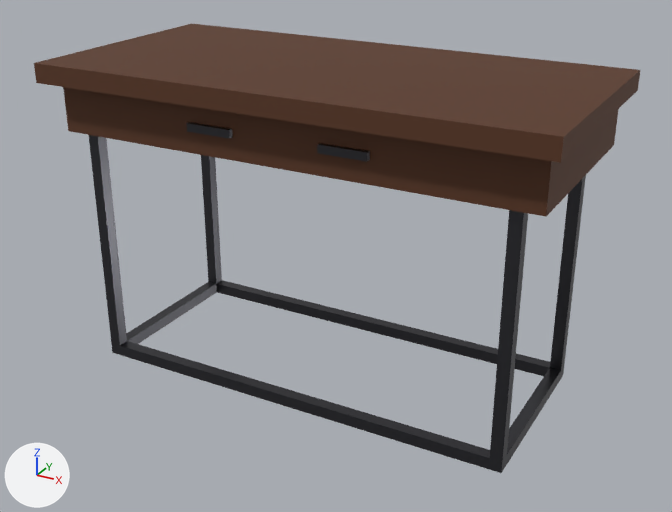
The glTF model src/assets/mesa-chocolate.glb, before and after one commit.
One viewpoint serves both versions: a 50 mm camera at (0.991, -1.786, 1.191) aimed at (0.021, -0.022, 0.309). Arrows for +X, +Y and +Z are at lower left; the lights stay in place. The older version comes first. Vertices at exactly the same position are counted once.

Names of what the first picture shows: 'Mesa chocolate'.
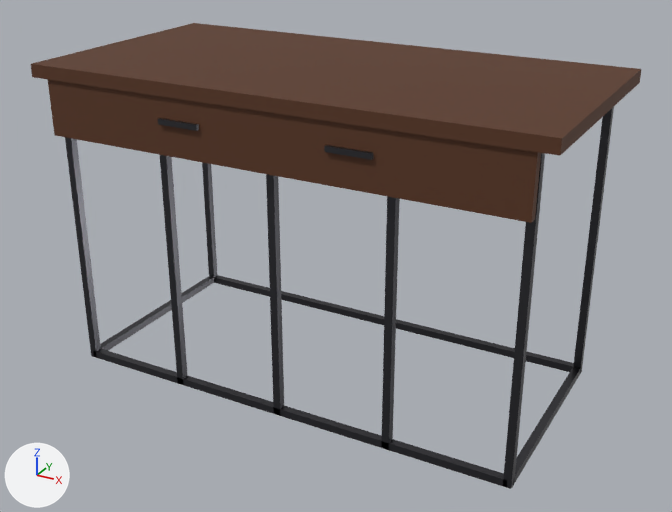
Changed parts and their boxes [x1, y1, x2, y2] in the pictures (672 x 512 px):
'Mesa chocolate', reshaped
    before: [34, 24, 640, 473]
    after: [31, 23, 641, 489]
part 1 of me_mesh_0, added (brown)
    after: [31, 23, 641, 156]
part 2 of me_mesh_0, added (brown)
    after: [48, 80, 541, 223]
part 3 of me_mesh_0, added
    after: [158, 118, 199, 131]
part 4 of me_mesh_0, added
    after: [324, 145, 373, 160]
part 5 of me_mesh_0, added
    after: [65, 137, 101, 357]
part 6 of me_mesh_0, added
    after: [202, 163, 217, 277]
part 7 of me_mesh_0, added
    after: [503, 153, 545, 489]
part 8 of me_mesh_0, added
    after: [573, 107, 614, 372]
part 9 of me_mesh_0, added
    after: [160, 155, 188, 385]
part 10 of me_mesh_0, added
    after: [266, 174, 284, 415]
part 11 of me_mesh_0, added
    after: [381, 196, 400, 450]
part 12 of me_mesh_0, added
    after: [93, 349, 508, 488]
part 13 of me_mesh_0, added
    after: [214, 275, 574, 372]
part 14 of me_mesh_0, added
    after: [100, 276, 214, 351]
part 15 of me_mesh_0, added
    after: [513, 367, 581, 485]
part 16 of me_mesh_0, deleted
    before: [89, 135, 586, 473]
part 17 of me_mesh_0, deleted (brown)
    before: [63, 87, 618, 217]
part 18 of me_mesh_0, deleted
    before: [186, 122, 233, 139]
part 19 of me_mesh_0, deleted
    before: [317, 143, 370, 162]

Diff of the bpy script that builds the scene:
```diff
--- a/src/assets/mesa-chocolate.glb.py
+++ b/src/assets/mesa-chocolate.glb.py
@@ me_mesh_0 @@
 # used by ob_mesa_chocolate; location = (0.0, 0.0, 0.0)
-me_mesh_0.from_pydata(...)  # 76 vertices, 144 faces; spans x -0.6..0.6, y -0.29..0.29, z 0.0..0.75
+me_mesh_0.from_pydata(...)  # 120 vertices, 180 faces; spans x -0.6..0.6, y -0.302..0.3, z 0.0..0.75
+# me_mesh_0 part 1: a new loose piece, a box spanning x -0.6..0.6, y -0.3..0.3, z 0.72..0.75, in mat_madera_chocolate (brown #59341d)
+# me_mesh_0 part 2: a new loose piece, a box spanning x -0.56..0.56, y -0.294..-0.274, z 0.59..0.72, in mat_madera_chocolate (brown #59341d)
+# me_mesh_0 part 3: a new loose piece, a box spanning x -0.25..-0.15, y -0.302..-0.294, z 0.6594..0.6714, in mat_hierro_negro (dark grey #4b4b50)
+# me_mesh_0 part 4: a new loose piece, a box spanning x 0.15..0.25, y -0.302..-0.294, z 0.6594..0.6714, in mat_hierro_negro (dark grey #4b4b50)
+# me_mesh_0 part 5: a new loose piece, a box spanning x -0.559..-0.541, y -0.264..-0.246, z 0.0..0.72, in mat_hierro_negro (dark grey #4b4b50)
+# me_mesh_0 part 6: a new loose piece, a box spanning x -0.559..-0.541, y 0.246..0.264, z 0.0..0.72, in mat_hierro_negro (dark grey #4b4b50)
+# me_mesh_0 part 7: a new loose piece, a box spanning x 0.541..0.559, y -0.264..-0.246, z 0.0..0.72, in mat_hierro_negro (dark grey #4b4b50)
+# me_mesh_0 part 8: a new loose piece, a box spanning x 0.541..0.559, y 0.246..0.264, z 0.0..0.72, in mat_hierro_negro (dark grey #4b4b50)
+# me_mesh_0 part 9: a new loose piece, a box spanning x -0.284..-0.266, y -0.264..-0.246, z 0.0..0.59, in mat_hierro_negro (dark grey #4b4b50)
+# me_mesh_0 part 10: a new loose piece, a box spanning x -0.009..0.009, y -0.264..-0.246, z 0.0..0.59, in mat_hierro_negro (dark grey #4b4b50)
+# me_mesh_0 part 11: a new loose piece, a box spanning x 0.266..0.284, y -0.264..-0.246, z 0.0..0.59, in mat_hierro_negro (dark grey #4b4b50)
+# me_mesh_0 part 12: a new loose piece, a box spanning x -0.55..0.55, y -0.264..-0.246, z 0.0..0.018, in mat_hierro_negro (dark grey #4b4b50)
+# me_mesh_0 part 13: a new loose piece, a box spanning x -0.55..0.55, y 0.246..0.264, z 0.0..0.018, in mat_hierro_negro (dark grey #4b4b50)
+# me_mesh_0 part 14: a new loose piece, a box spanning x -0.559..-0.541, y -0.255..0.255, z 0.0..0.018, in mat_hierro_negro (dark grey #4b4b50)
+# me_mesh_0 part 15: a new loose piece, a box spanning x 0.541..0.559, y -0.255..0.255, z 0.0..0.018, in mat_hierro_negro (dark grey #4b4b50)
+# me_mesh_0 part 16: the loose piece of 44 vertices spanning x -0.524..0.524, y -0.224..0.224, z 0.0..0.585 is deleted
+# me_mesh_0 part 17: the loose piece of 8 vertices spanning x -0.57..0.57, y -0.24..0.26, z 0.585..0.705 is deleted
+# me_mesh_0 part 18: the loose piece of 8 vertices spanning x -0.215..-0.105, y -0.251..-0.239, z 0.636..0.654 is deleted
+# me_mesh_0 part 19: the loose piece of 8 vertices spanning x 0.105..0.215, y -0.251..-0.239, z 0.636..0.654 is deleted
+# other edits to the shape of me_mesh_0 do not show in these pictures
 me_mesh_0.materials.append(mat_madera_chocolate)
```
